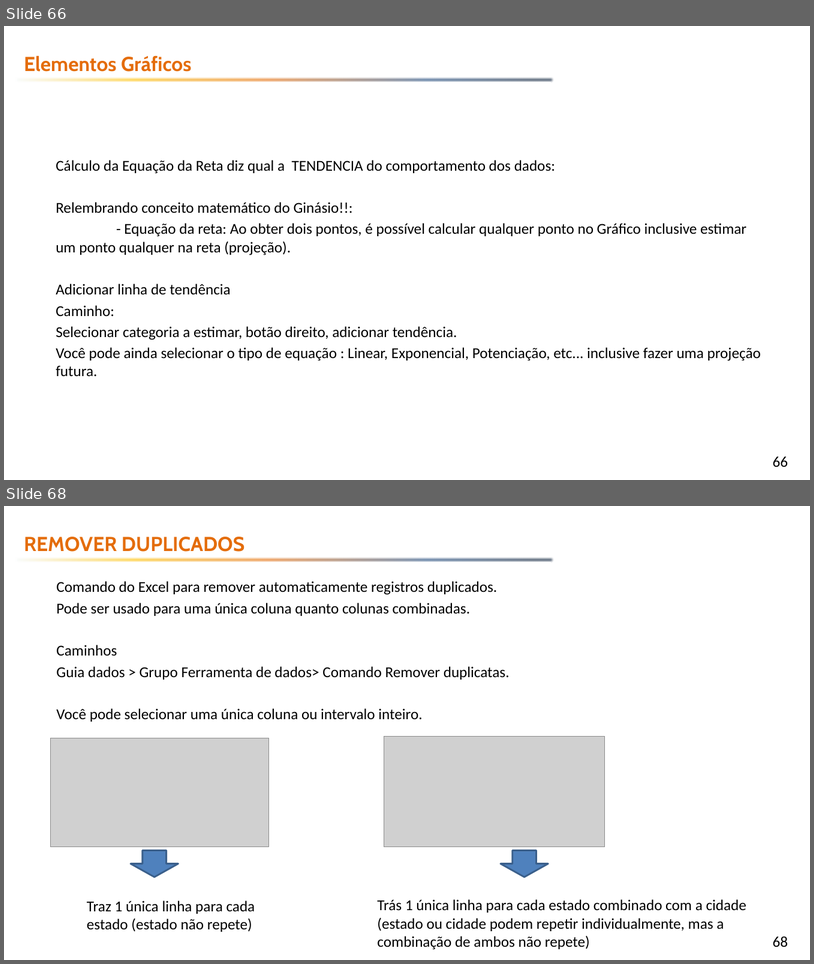
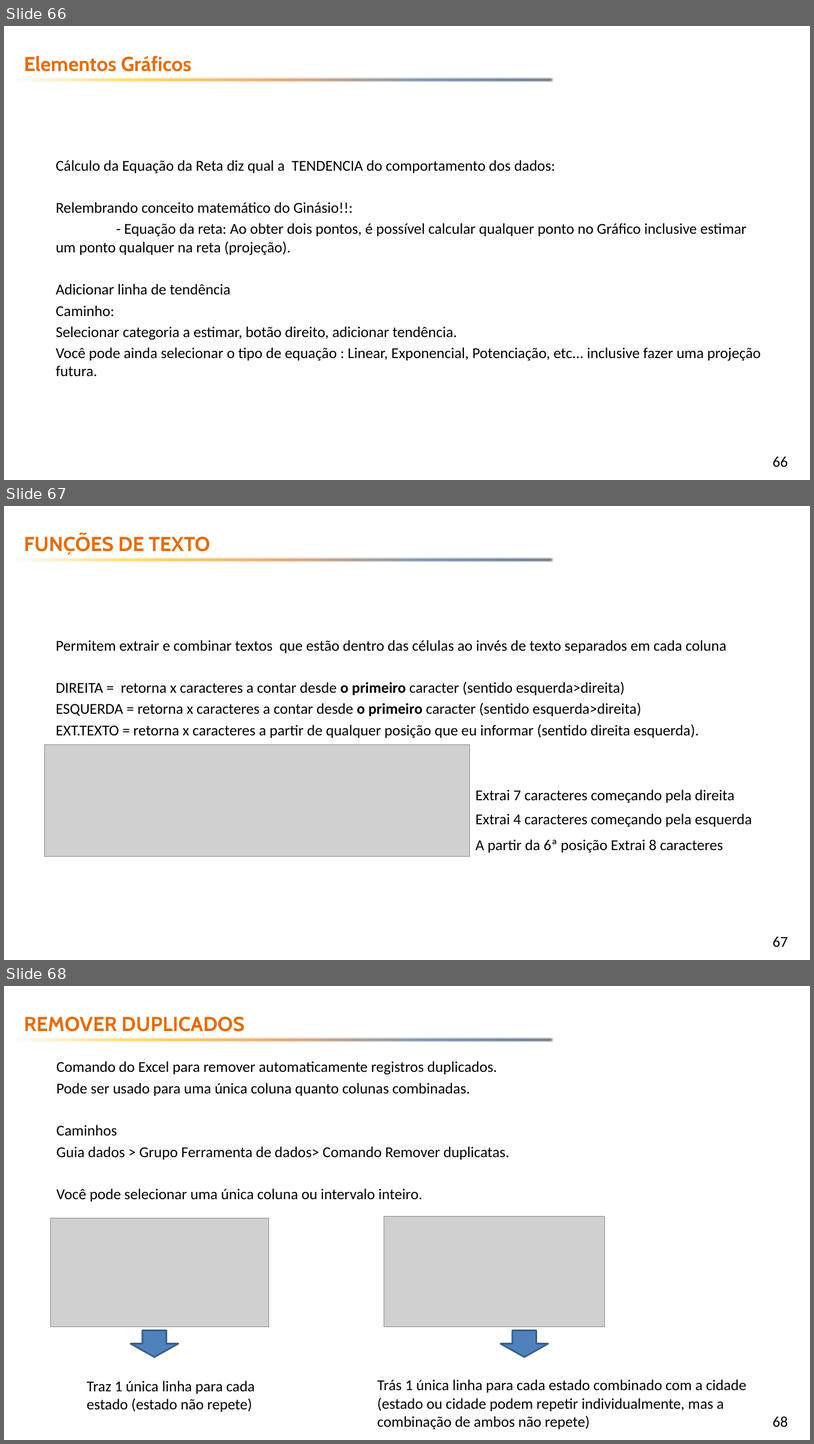
Before and after one commit to emerson-fenrir/Excel_Basico, a slide deck: Professor/Aula3.pptx. Shown one above the other, each under a label of ours: slides 66 and 68 before the commit, slides 66, 67 and 68 after it; the slides between them are not shown. The pictures are 814x964 and 814x1444 pixels, drawn with LibreOffice and Linux fonts; fonts in the diff are those of the drawing; grey boxes stand for pictures; background and template pictures are left out. Boxes give left, top, right and bottom in pixels: in the first picture for what was removed or moved away, otherwise in the second. Text is boxed around its words. In the diff, an @@ line names an element or a change of style, - is before the commit and + after.

```diff
--- a/Professor/Aula3.pptx
+++ b/Professor/Aula3.pptx
@@ slide 67 added at [4,506,810,960], background picture (left out); not listed: 2 template elements that a slide beside it also shows @@
@@ text added at [24,534,210,555], 24 pt, text #E46C0A, bold @@
+FUNÇÕES DE TEXTO
@@ text added at [56,640,727,738], 18 pt, text #000000 @@
+Permitem extrair e combinar textos que estão dentro das células ao invés de texto separados em cada coluna
+DIREITA = retorna x caracteres a contar desde o primeiro caracter (sentido esquerda>direita)
+ESQUERDA = retorna x caracteres a contar desde o primeiro caracter (sentido esquerda>direita)
+EXT.TEXTO = retorna x caracteres a partir de qualquer posição que eu informar (sentido direita esquerda).
@@ picture added at [45,744,470,856] @@
@@ text added at [476,789,735,803], 18 pt, text #000000 @@
+Extrai 7 caracteres começando pela direita
@@ text added at [476,813,752,827], 18 pt, text #000000 @@
+Extrai 4 caracteres começando pela esquerda
@@ text added at [476,839,723,853], 18 pt, text #000000 @@
+A partir da 6ª posição Extrai 8 caracteres
```
Also in this commit, not shown: 7 slides changed, 4 other slides added, 8 other files.
